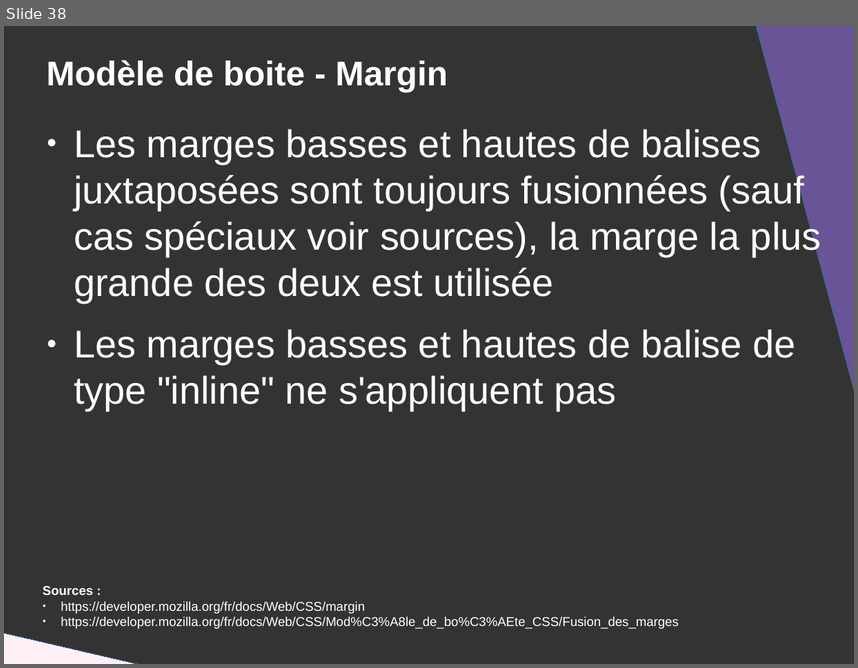
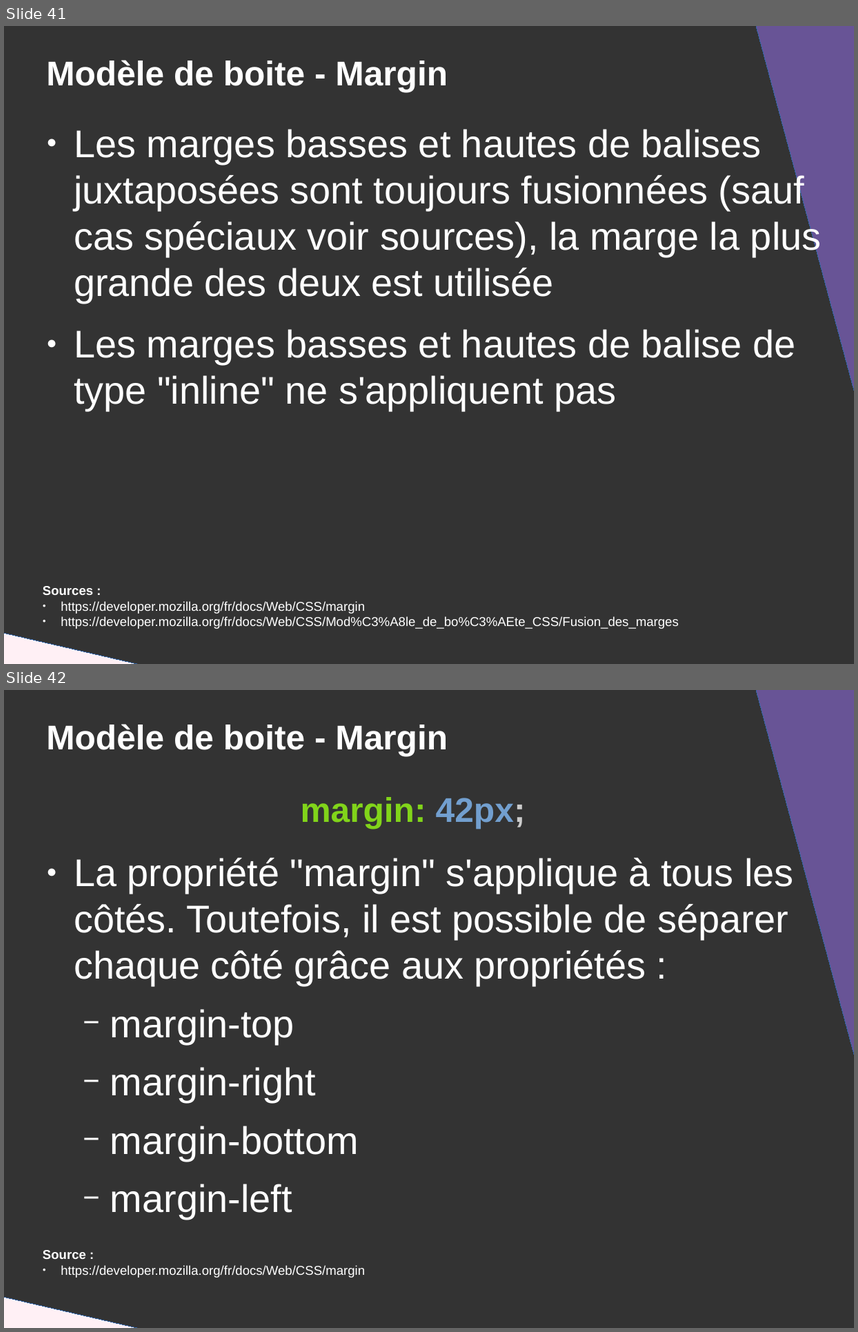
Before and after one commit to DanYellow/presentations, a slide deck: mmi/html/travaux-pratiques/numero-2/presentation.odp. Shown one above the other, each under a label of ours: slide 38 before the commit, slides 41 and 42 after it. The pictures are 858x668 and 858x1332 pixels, drawn with LibreOffice and Linux fonts; fonts in the diff are those of the drawing. Boxes give left, top, right and bottom in pixels: in the first picture for what was removed or moved away, otherwise in the second. Text is boxed around its words. In the diff, an @@ line names an element or a change of style, - is before the commit and + after.

```diff
--- a/mmi/html/travaux-pratiques/numero-2/presentation.odp
+++ b/mmi/html/travaux-pratiques/numero-2/presentation.odp
@@ slide 42 added at (4,690,854,1328), background #333333 @@
@@ right triangle added at (742,690,854,1076), fill #685496, outline #3465A4 0 pt @@
@@ title added at (46,724,448,756), 32 pt, text #FFFFFF, bold @@
+Modèle de boite - Margin
@@ text added at (301,797,526,829), 32 pt, text #81D41A, bold @@
+margin: 42px;
@@ text added at (74,858,793,1219), 36 pt, text #FFFFFF @@
+● La propriété "margin" s'applique à tous les côtés. Toutefois, il est possible de séparer chaque côté grâce aux propriétés :
+  − margin-top
+  − margin-right
+  − margin-bottom
+  − margin-left
@@ text added at (43,1250,365,1277), 12 pt, text #FFFFFF @@
+Source :
+● https://developer.mozilla.org/fr/docs/Web/CSS/margin
@@ right triangle added at (4,1284,481,1328), fill #FFF0F5, outline #3465A4 0 pt @@
@@ what was slide 38 is now slide 41 @@
```
Also in this commit, not shown: 6 slides changed, 3 other slides added, 7 other files.
